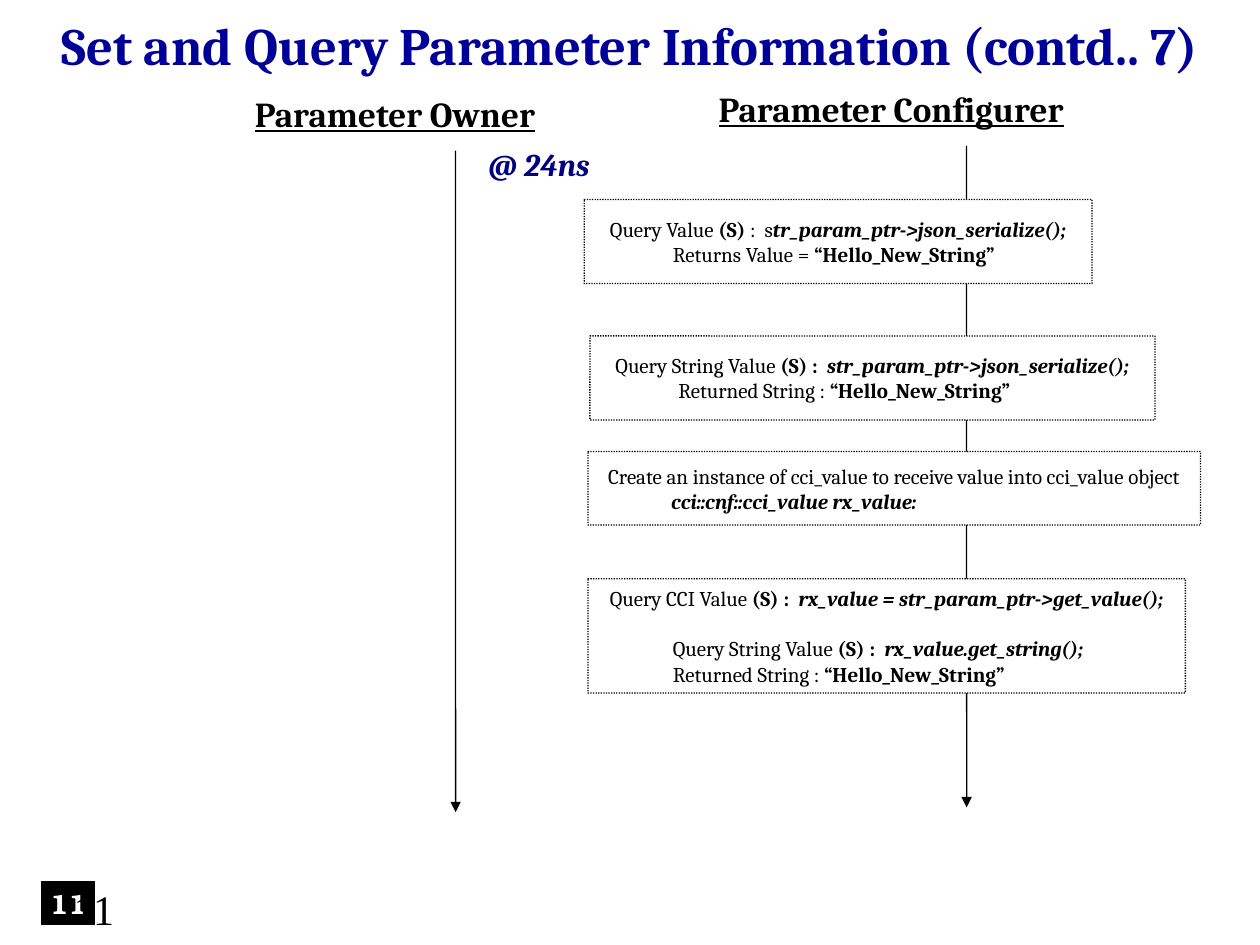
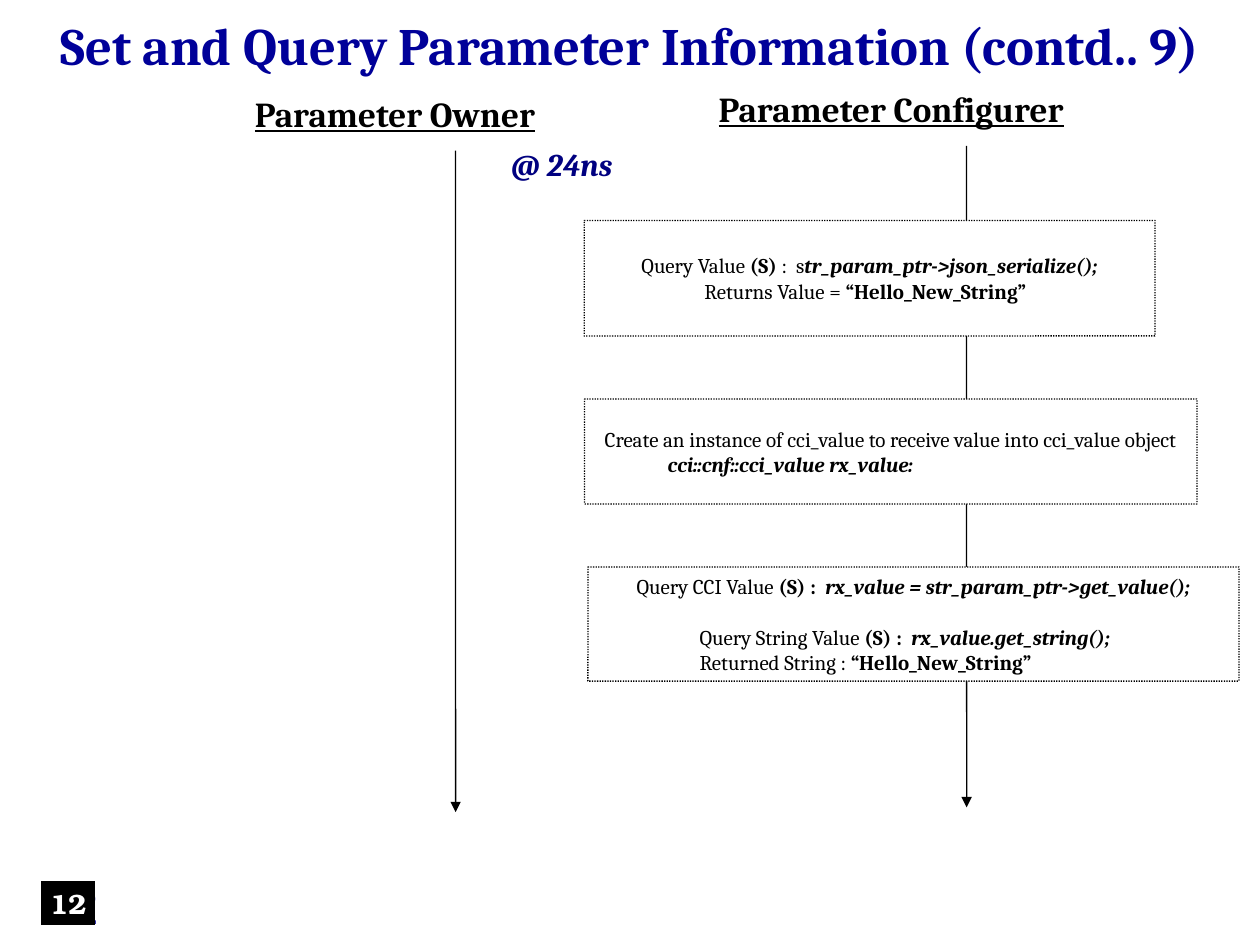
Before and after one commit to accellera-official/cci, a slide deck: slide 12 of examples/ex7_Parameter_Information/docs/ex7_Parameter_Information.ppt (slide 11 before the commit). Drawn at 1260x945 pixels with LibreOffice and Linux fonts; fonts in the diff are those of the drawing; background and template pictures are left out. Boxes give left, top, right and bottom in pixels: in the first picture for what was removed or moved away, otherwise in the second. Text is boxed around its words. In the diff, an @@ line names an element or a change of style, - is before the commit and + after.

```diff
--- a/examples/ex7_Parameter_Information/docs/ex7_Parameter_Information.ppt
+++ b/examples/ex7_Parameter_Information/docs/ex7_Parameter_Information.ppt
@@ text at (60, 27, 1199, 77): text changed @@
-Set and Query Parameter Information (contd.. 7)
+Set and Query Parameter Information (contd.. 9)
@@ text "@ 24ns": place and size @@
-text "@ 24ns" at (524, 154, 589, 177)
+text "@ 24ns" at (547, 154, 612, 177)
@@ rounded rectangle "Query Value (S) : str_param_ptr->json_serialize();": place and size @@
-rounded rectangle "Query Value (S) : str_param_ptr->json_serialize();" at (585, 199, 1092, 284)
+rounded rectangle "Query Value (S) : str_param_ptr->json_serialize();" at (585, 220, 1155, 336)
@@ rounded rectangle removed at (590, 336, 1154, 421) @@
-Query String Value (S) : str_param_ptr->json_serialize();
-Returned String : “Hello_New_String”
@@ rounded rectangle "Create an instance of cci_value ...": place and size @@
-rounded rectangle "Create an instance of cci_value ..." at (588, 451, 1201, 524)
+rounded rectangle "Create an instance of cci_value ..." at (585, 399, 1197, 504)
@@ rounded rectangle "Query CCI Value (S) : ...": place and size @@
-rounded rectangle "Query CCI Value (S) : ..." at (588, 578, 1186, 693)
+rounded rectangle "Query CCI Value (S) : ..." at (588, 567, 1240, 682)
@@ page number at (44, 885, 98, 934): text changed; size 24 to 28 pt; font Times New Roman to Arial; text colour #000000 to #000099 @@
-11
+12
@@ text in rectangle at (50, 894, 87, 914): text changed @@
-11
+12
```
Also in this commit, not shown: 19 other slides changed, 1 slide added, 10 other files.
